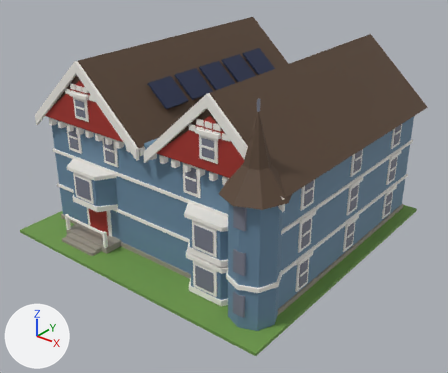
What one commit did to the Blender file assets/managed-models/buildings/house-2x2-3f-victorian-a-solar/house-2x2-3f-victorian-a-solar.blend.
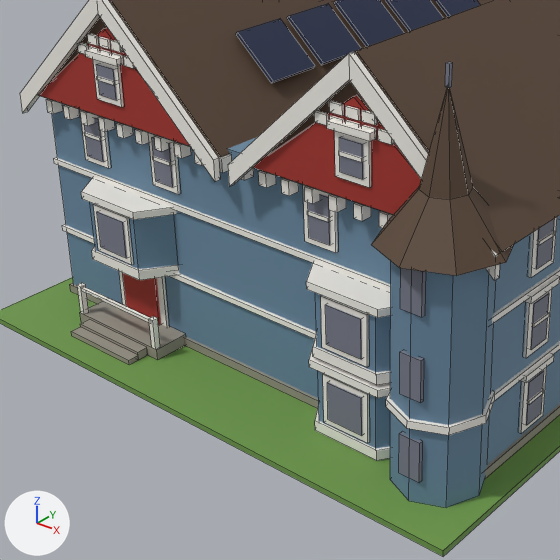
There are two pictures of each version: one whole from a 50 mm lens placed at (2.4, -3.01, 2.14), pointed at (0.08, -0.11, 0.34), one close up on the part from 5% to 71% of the width and 18% to 96% of the height. The axes (+X, +Y, +Z) are drawn at lower left. The lights are the same throughout. The older version's two pictures come first. The close-ups show mesh edges as thin lines.

Names of what the first close-up shows: 'house-2x2-3f-victorian-a-solar'.
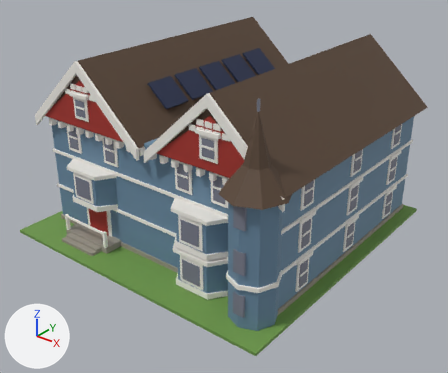
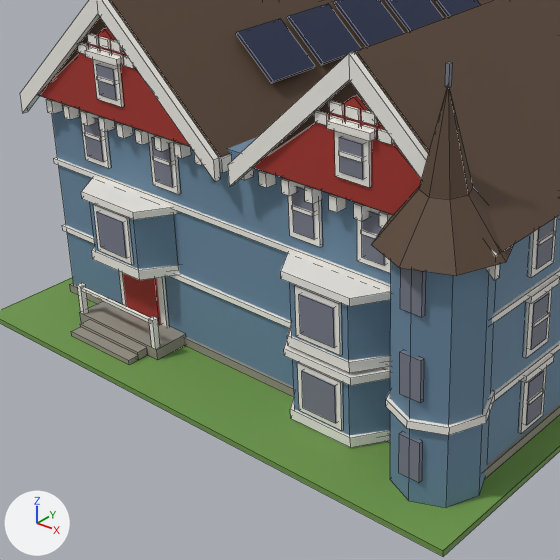
The change, as a list of edits to the scene's bpy script:
```text
Change me_house_2x2_3f_victorian_a_solar:
    where me_house_2x2_3f_victorian_a_solar.from_pydata(...)  # 1673 vertices, 1257 faces; spans x -1.0..1.0, y -1.0..1.0, z 0.0..1.25
    used by ob_house_2x2_3f_victorian_a_solar; location = (0.0, 0.0, 0.0)
    me_house_2x2_3f_victorian_a_solar part 1: the loose piece of 8 vertices spanning x 0.31..0.69, y -0.8..-0.7, z 0.04..0.25 is moved by (-0.1, 0.0, 0.0)
    me_house_2x2_3f_victorian_a_solar part 2: the loose piece of 8 vertices spanning x 0.29..0.71, y -0.81..-0.69, z 0.25..0.28 is moved by (-0.1, 0.0, 0.0)
    me_house_2x2_3f_victorian_a_solar part 3: the loose piece of 8 vertices spanning x 0.3..0.7, y -0.81..-0.69, z 0.03..0.06 is moved by (-0.1, 0.0, 0.0)
    me_house_2x2_3f_victorian_a_solar part 4: the loose piece of 8 vertices spanning x 0.44..0.56, y -0.81..-0.8, z 0.09..0.22 is moved by (-0.1, 0.0, 0.0)
    me_house_2x2_3f_victorian_a_solar part 5: the loose piece of 8 vertices spanning x 0.41..0.58, y -0.81..-0.8, z 0.07..0.24 is moved by (-0.1, 0.0, 0.0)
    me_house_2x2_3f_victorian_a_solar part 6: the loose piece of 8 vertices spanning x 0.31..0.69, y -0.8..-0.7, z 0.3..0.51 is moved by (-0.1, 0.0, 0.0)
    me_house_2x2_3f_victorian_a_solar part 7: the loose piece of 8 vertices spanning x 0.29..0.71, y -0.81..-0.69, z 0.51..0.54 is moved by (-0.1, 0.0, 0.0)
    me_house_2x2_3f_victorian_a_solar part 8: the loose piece of 8 vertices spanning x 0.3..0.7, y -0.81..-0.69, z 0.28..0.32 is moved by (-0.1, 0.0, 0.0)
    me_house_2x2_3f_victorian_a_solar part 9: the loose piece of 8 vertices spanning x 0.44..0.56, y -0.81..-0.8, z 0.35..0.48 is moved by (-0.1, 0.0, 0.0)
    me_house_2x2_3f_victorian_a_solar part 10: the loose piece of 8 vertices spanning x 0.41..0.58, y -0.81..-0.8, z 0.33..0.5 is moved by (-0.1, 0.0, 0.0)
    me_house_2x2_3f_victorian_a_solar part 11: the loose piece of 8 vertices spanning x 0.27..0.39, y -0.71..-0.7, z 0.59..0.78 is moved by (-0.06, 0.0, 0.0)
    me_house_2x2_3f_victorian_a_solar part 12: the loose piece of 8 vertices spanning x 0.29..0.37, y -0.71..-0.7, z 0.61..0.76 is moved by (-0.06, 0.0, 0.0)
    me_house_2x2_3f_victorian_a_solar part 13: the loose piece of 8 vertices spanning x 0.29..0.37, y -0.72..-0.7, z 0.69..0.7 is moved by (-0.06, 0.0, 0.0)
    me_house_2x2_3f_victorian_a_solar part 14: the loose piece of 8 vertices spanning x 0.61..0.73, y -0.71..-0.7, z 0.59..0.78 is moved by (-0.14, 0.0, 0.0)
    me_house_2x2_3f_victorian_a_solar part 15: the loose piece of 8 vertices spanning x 0.63..0.71, y -0.71..-0.7, z 0.61..0.76 is moved by (-0.14, 0.0, 0.0)
    me_house_2x2_3f_victorian_a_solar part 16: the loose piece of 8 vertices spanning x 0.63..0.71, y -0.72..-0.7, z 0.69..0.7 is moved by (-0.14, 0.0, 0.0)
```

Boxes [x1, y1, x2, y2] around the edits, measured in the close-ups (560 x 560 px; the box of a moved part takes in the faces that stretch with it):
part 1 of me_house_2x2_3f_victorian_a_solar, moved or reshaped: before [318, 371, 390, 448]; after [293, 360, 390, 436]
part 2 of me_house_2x2_3f_victorian_a_solar, moved or reshaped: before [309, 348, 390, 398]; after [284, 340, 390, 386]
part 3 of me_house_2x2_3f_victorian_a_solar, moved or reshaped: before [315, 404, 390, 461]; after [290, 397, 390, 448]
part 4 of me_house_2x2_3f_victorian_a_solar, moved or reshaped: before [327, 382, 363, 436]; after [302, 370, 337, 423]
part 5 of me_house_2x2_3f_victorian_a_solar, moved or reshaped: before [323, 374, 369, 443]; after [297, 362, 343, 430]
part 6 of me_house_2x2_3f_victorian_a_solar, moved or reshaped: before [315, 293, 391, 372]; after [290, 283, 391, 360]
part 7 of me_house_2x2_3f_victorian_a_solar, moved or reshaped: before [306, 262, 391, 318]; after [281, 252, 391, 307]
part 8 of me_house_2x2_3f_victorian_a_solar, moved or reshaped: before [313, 331, 390, 385]; after [287, 325, 390, 373]
part 9 of me_house_2x2_3f_victorian_a_solar, moved or reshaped: before [325, 304, 362, 359]; after [299, 294, 335, 347]
part 10 of me_house_2x2_3f_victorian_a_solar, moved or reshaped: before [321, 296, 369, 367]; after [295, 285, 342, 355]
part 11 of me_house_2x2_3f_victorian_a_solar, moved or reshaped: before [303, 185, 338, 253]; after [288, 183, 322, 247]
part 12 of me_house_2x2_3f_victorian_a_solar, moved or reshaped: before [308, 194, 331, 245]; after [292, 186, 315, 239]
part 13 of me_house_2x2_3f_victorian_a_solar, moved or reshaped: before [307, 211, 330, 222]; after [292, 205, 314, 216]
part 14 of me_house_2x2_3f_victorian_a_solar, moved or reshaped (not visible before): after [357, 207, 391, 273]
part 15 of me_house_2x2_3f_victorian_a_solar, moved or reshaped (not visible before): after [362, 211, 385, 265]
part 16 of me_house_2x2_3f_victorian_a_solar, moved or reshaped (not visible before): after [361, 229, 378, 239]
